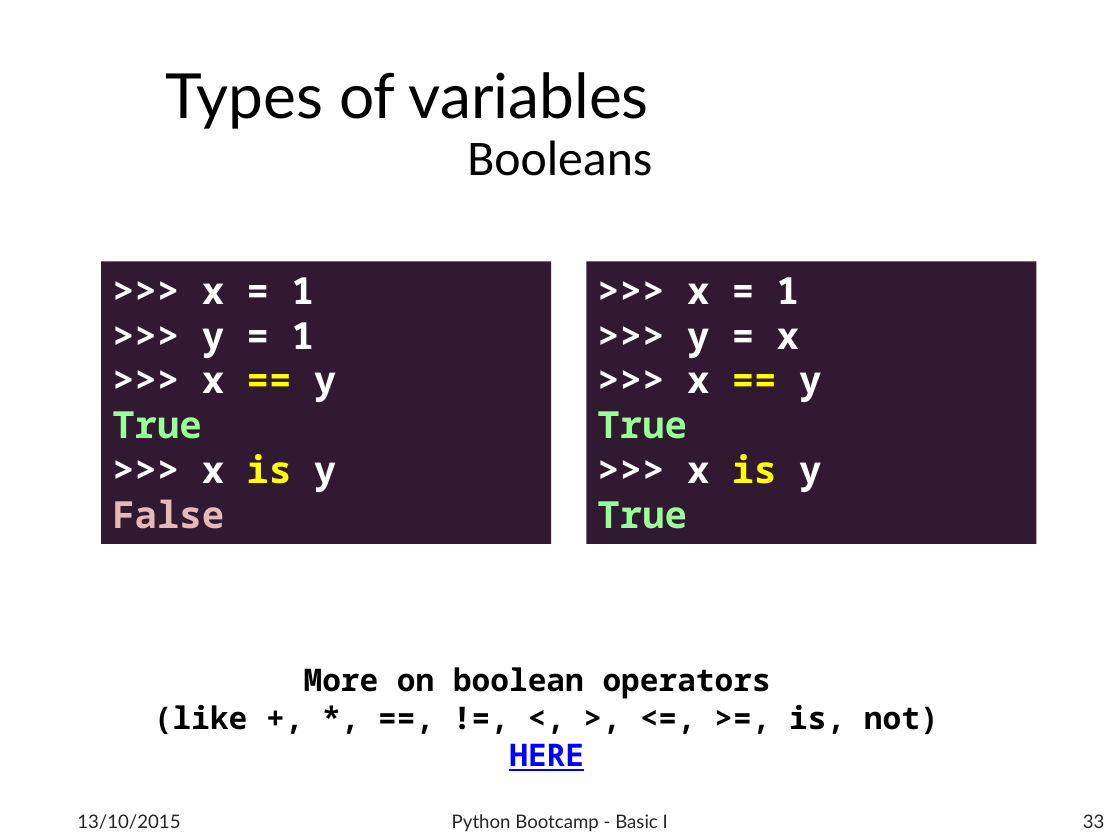
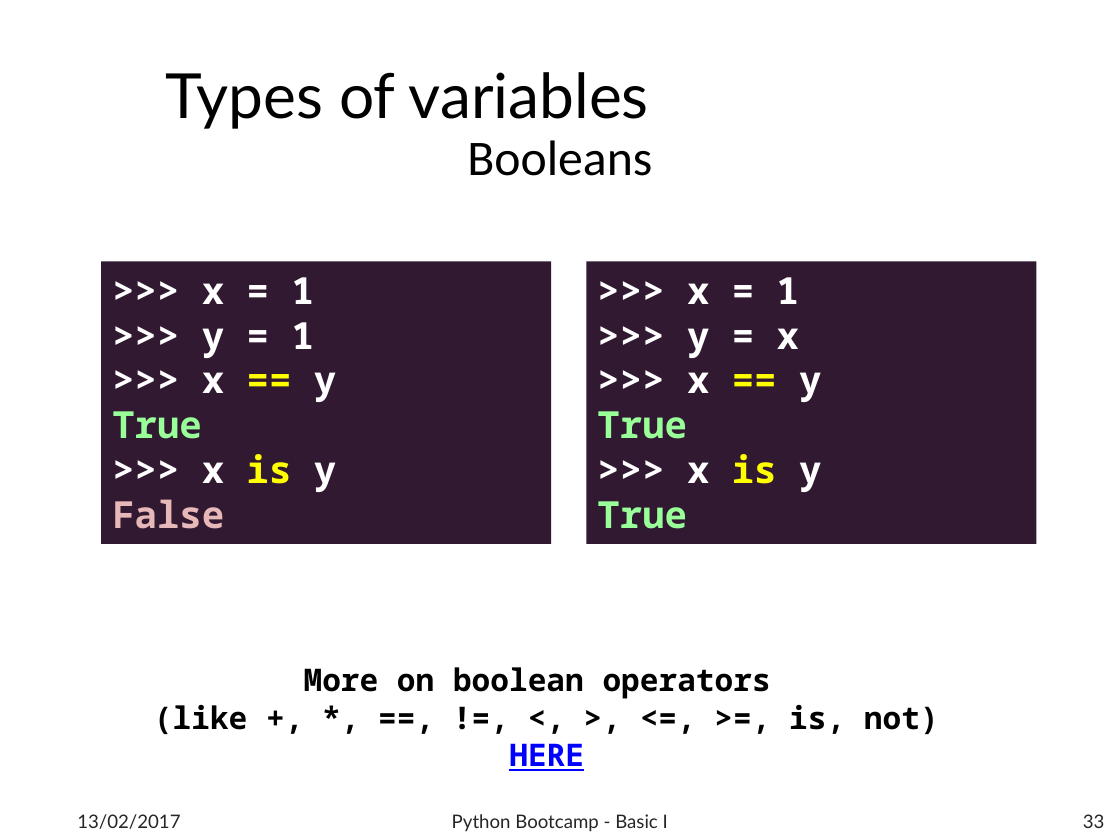
Before and after one commit to b1quint/PythonBootcamp2017, a slide deck: slide 33 of Presentations/Python Bootcamp - Basics I .pptx. Drawn at 1120x840 pixels with LibreOffice and Linux fonts; fonts in the diff are those of the drawing; background and template pictures are left out. Boxes give left, top, right and bottom in pixels: in the first picture for what was removed or moved away, otherwise in the second. Text is boxed around its words. In the diff, an @@ line names an element or a change of style, - is before the commit and + after.

```diff
--- a/Presentations/Python Bootcamp - Basics I .pptx
+++ b/Presentations/Python Bootcamp - Basics I .pptx
@@ text at (x1=77, y1=814, x2=180, y2=829): text changed @@
-13/10/2015
+13/02/2017
```
Also in this commit, not shown: 52 other slides changed, 10 other files.
